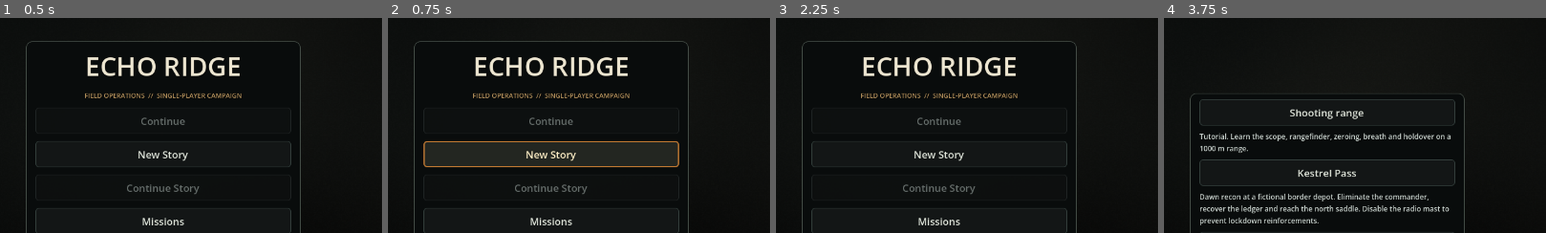
Above: before the commit, frames 1-4 (left to right).
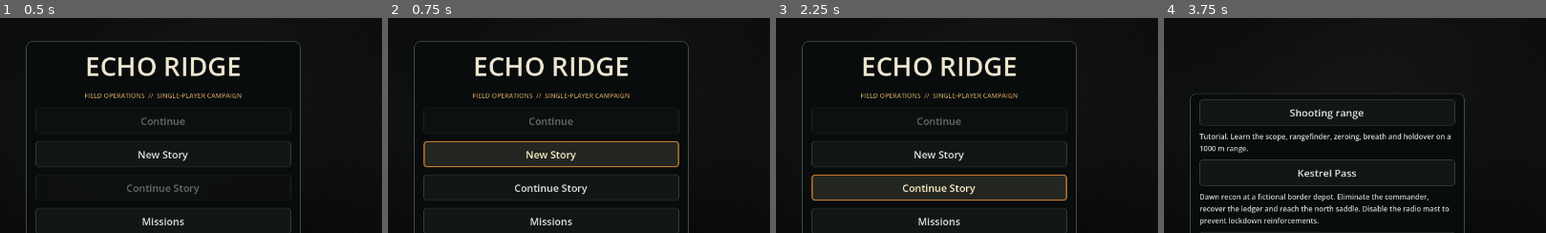
Above: after the commit, the same moments.

Repository: adam656677-oss/sniper
Game: Godot game, scene res://scenes/ui/main_menu.tscn
Same seed, same stepped clock (60 frames per second), same inputs: the game is played once before the commit and once after it.
Inputs (mouse positions are % of the whole screen's width and height, from its top left):
- Up to frame 1 (0.5 s): no input
- Up to frame 2 (0.75 s): click "New Story" at 0.5 s
- Up to frame 3 (2.25 s): click "New Story" at 1.25 s; click (50, 39) at 2 s, where only the run after the commit has a clickable "Continue Story"
- Up to frame 4 (3.75 s): click (50, 39) at 2.75 s, where only the run after the commit has a clickable "Continue Story"; click "Missions" at 3.5 s
The pictures show only the part of the screen within x 29-79%, y 0-50%; the shares and areas given below are measured in that part.

Frame 1 is identical in both runs. In frame 2, 0.4% of the frame differs, in the area x 9-77%, y 74-84%; in frame 3, 1.1%, in the area x 9-77%, y 72-85%; in frame 4, nothing differs.

Commit message:
Refresh Continue Story state after creating a campaign

Diff:
--- a/scenes/ui/main_menu.gd
+++ b/scenes/ui/main_menu.gd
@@ -170,6 +170,7 @@
 
 func start_story_mode() -> String:
 	StoryCampaign.start_new_campaign()
+	continue_story_button.disabled = not StoryCampaign.can_continue()
 	var path := "res://scenes/ui/story_prologue.tscn"
 	scene_changer.call(path)
 	return path
